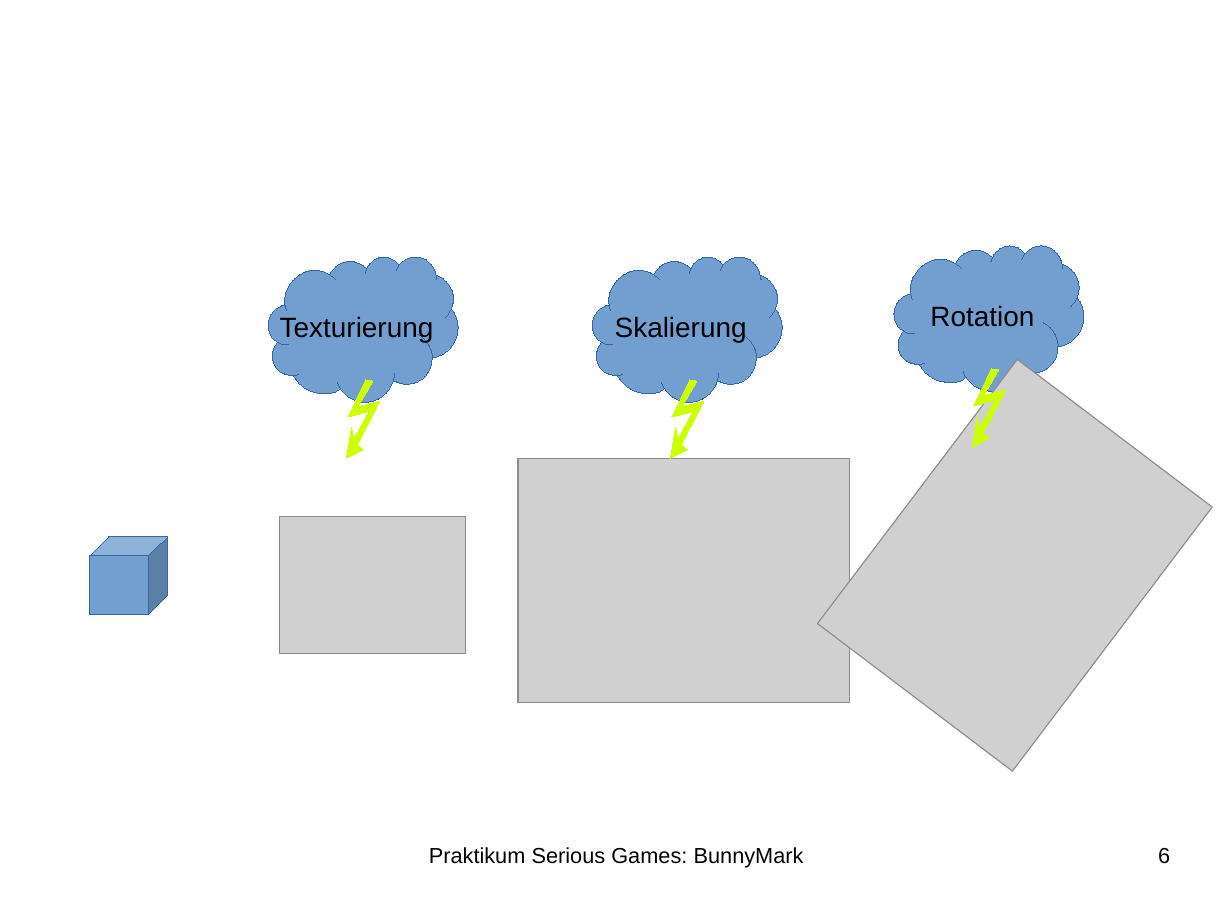
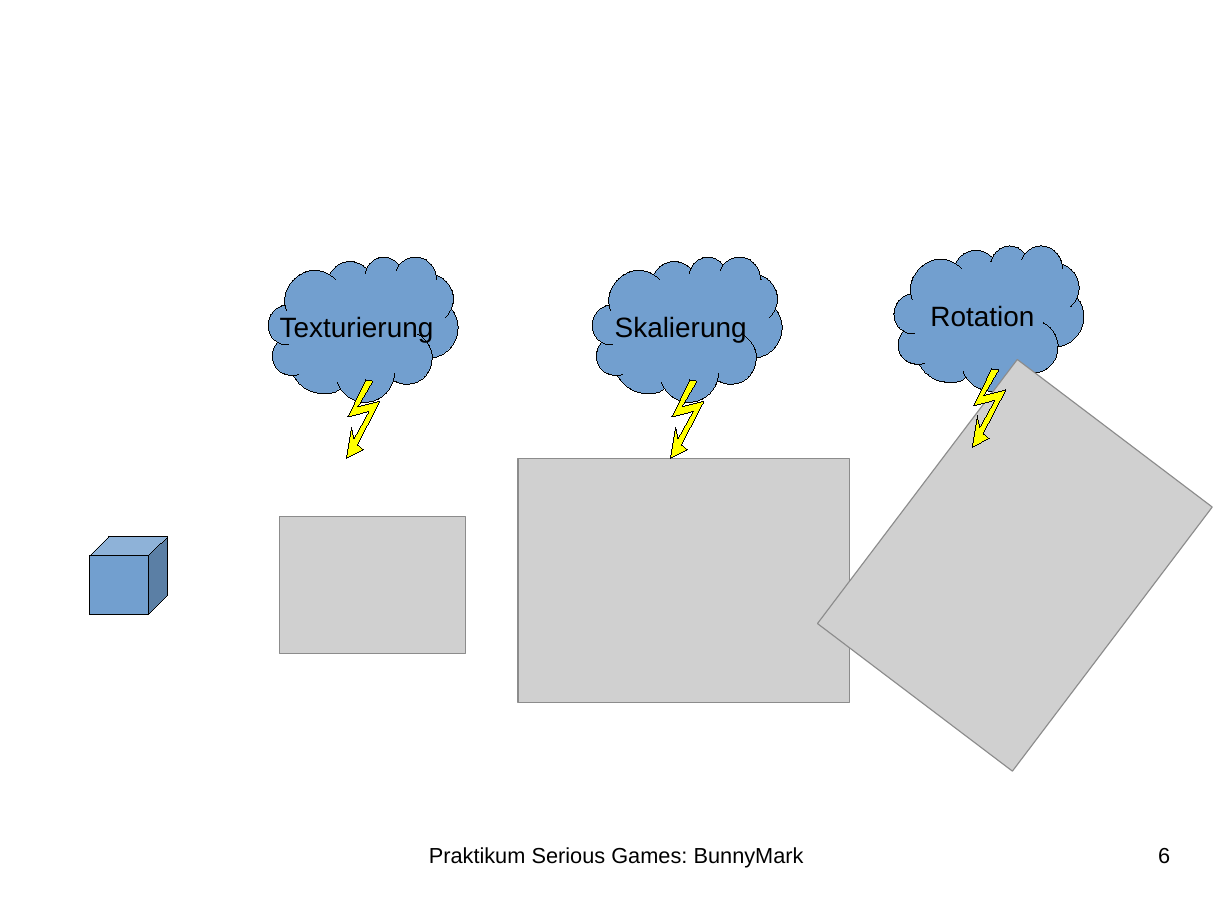
Before and after one commit to LiXiling/bunnysuite, a slide deck: slide 6 of Ausarbeitung/Presentation.odp. Drawn at 1232x924 pixels with LibreOffice and Linux fonts; fonts in the diff are those of the drawing; grey boxes stand for pictures; background and template pictures are left out. Boxes give left, top, right and bottom in pixels: in the first picture for what was removed or moved away, otherwise in the second. Text is boxed around its words. In the diff, an @@ line names an element or a change of style, - is before the commit and + after.

```diff
--- a/Ausarbeitung/Presentation.odp
+++ b/Ausarbeitung/Presentation.odp
@@ fill #CCFF00 to #FFFF00; outline #CCFF00 0 pt to #000000 0 pt in 3 elements at (x1=347, y1=380, x2=380, y2=458), (x1=671, y1=380, x2=704, y2=458), (x1=973, y1=369, x2=1006, y2=447) @@
@@ outline #3465A4 0 pt to #000000 0 pt in 4 elements at (x1=268, y1=257, x2=458, y2=402), (x1=593, y1=257, x2=783, y2=402), (x1=894, y1=246, x2=1084, y2=391), (x1=89, y1=537, x2=168, y2=615) @@
```
Also in this commit, not shown: 1 other slide changed.
